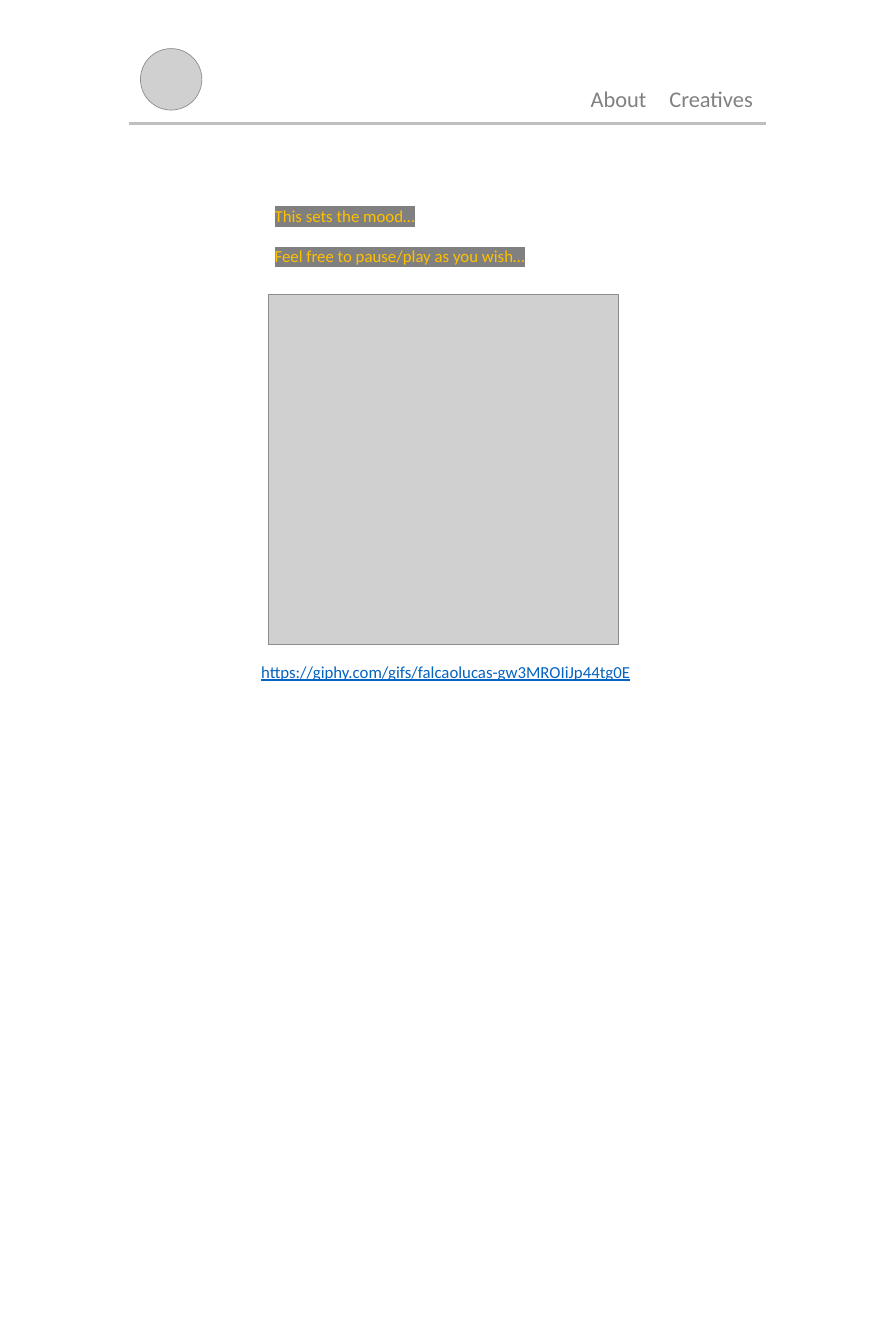
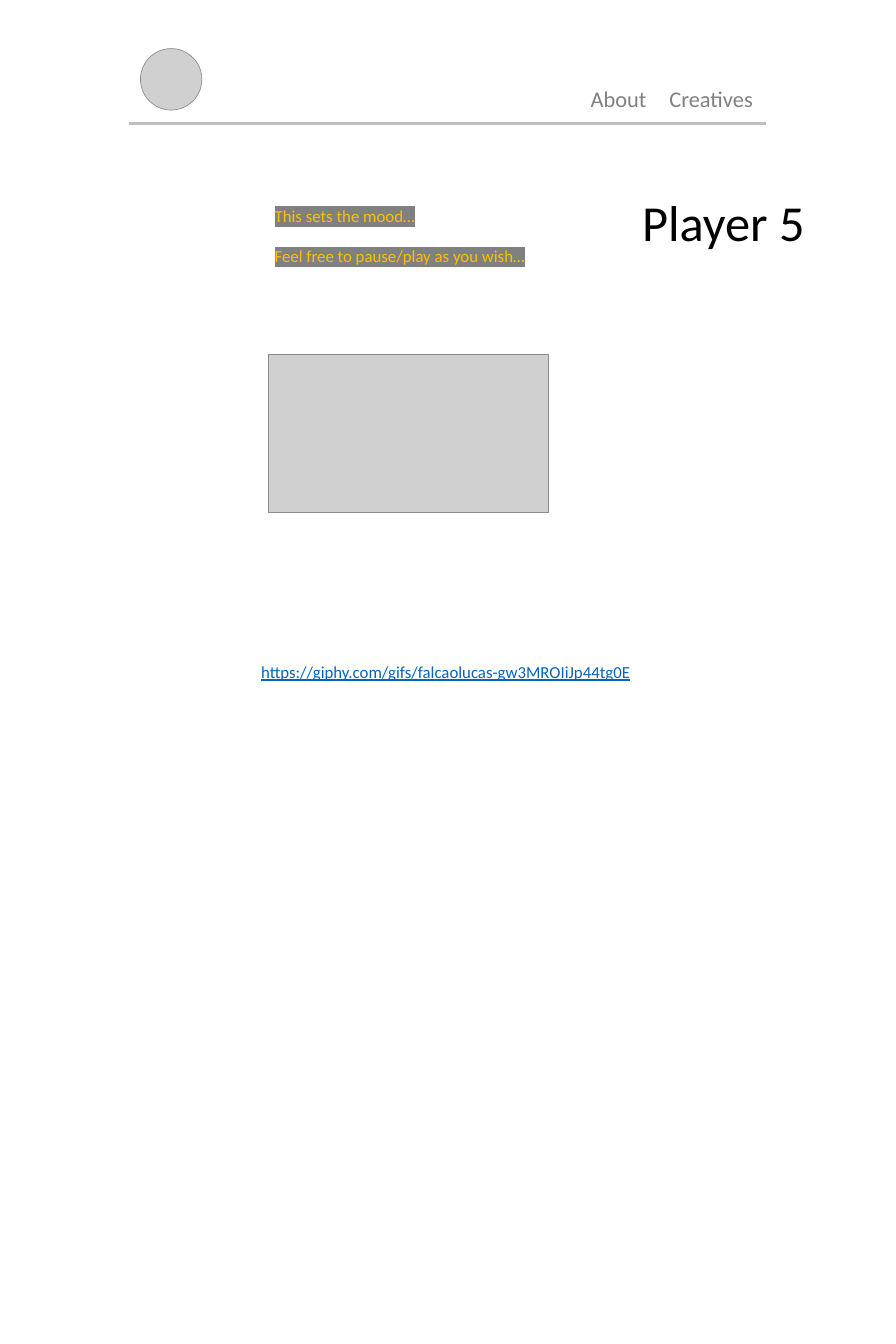
Before and after one commit to gkong1220/personalwebsite, a slide deck: slide 1 of template.pptx. Drawn at 896x1344 pixels with LibreOffice and Linux fonts; fonts in the diff are those of the drawing; grey boxes stand for pictures. Boxes give left, top, right and bottom in pixels: in the first picture for what was removed or moved away, otherwise in the second. Text is boxed around its words. In the diff, an @@ line names an element or a change of style, - is before the commit and + after.

```diff
--- a/template.pptx
+++ b/template.pptx
@@ text added at [642,206,805,249], 54 pt, text #000000 @@
+Player 5
@@ picture removed at [268,295,618,645] @@
@@ picture added at [268,355,548,512] @@
```
Also in this commit, not shown: 6 other files.
